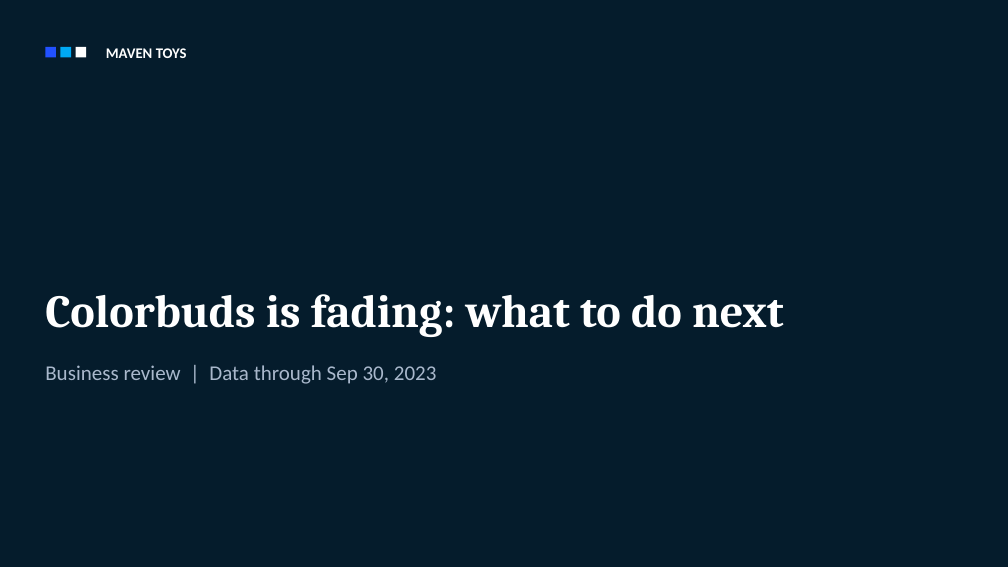
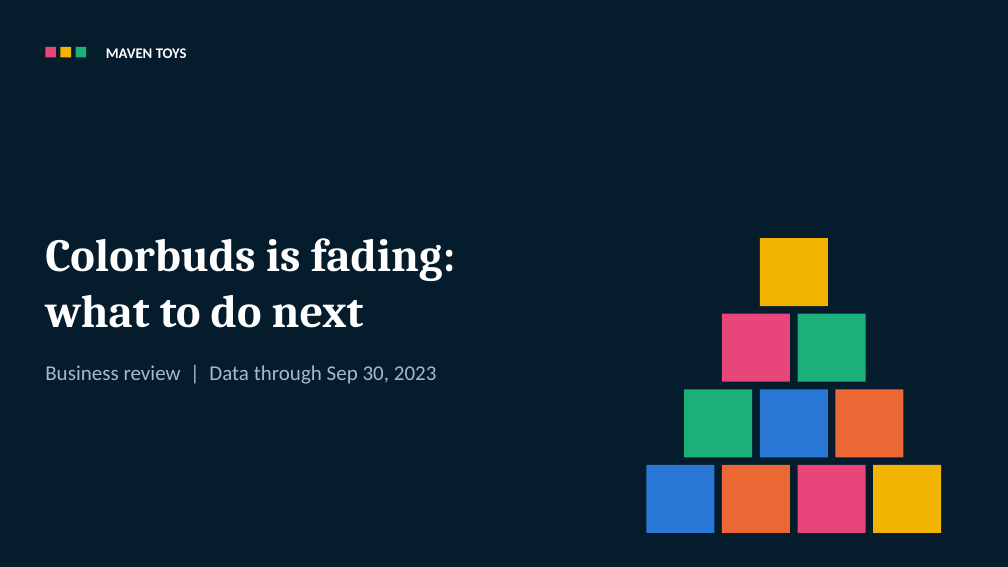
Before and after one commit to surajko9000/maven-toys-ai-analytics, a slide deck: slide 1 of site/deck/Colorbuds_to_Playfoam.pptx. Drawn at 1008x567 pixels with LibreOffice and Linux fonts; fonts in the diff are those of the drawing. Boxes give left, top, right and bottom in pixels: in the first picture for what was removed or moved away, otherwise in the second. Text is boxed around its words. In the diff, an @@ line names an element or a change of style, - is before the commit and + after.

```diff
--- a/site/deck/Colorbuds_to_Playfoam.pptx
+++ b/site/deck/Colorbuds_to_Playfoam.pptx
@@ rectangle at [45,47,56,57]: fill #2251FF to #E8457B @@
@@ rectangle at [60,47,71,57]: fill #00A9F4 to #F2B400 @@
@@ rectangle at [76,47,86,57]: fill #FFFFFF to #1BAF7A @@
@@ text "Colorbuds is fading: what to ..." rewrapped from [45,294,784,337] to [45,238,456,328] @@
@@ rectangle added at [760,238,828,306], fill #F2B400 @@
@@ rectangle added at [722,314,790,382], fill #E8457B @@
@@ rectangle added at [798,314,866,382], fill #1BAF7A @@
@@ rectangle added at [684,389,752,457], fill #1BAF7A @@
@@ rectangle added at [760,389,828,457], fill #2A78D6 @@
@@ rectangle added at [836,389,904,457], fill #EB6834 @@
@@ rectangle added at [647,465,715,533], fill #2A78D6 @@
@@ rectangle added at [722,465,790,533], fill #EB6834 @@
@@ rectangle added at [798,465,866,533], fill #E8457B @@
@@ rectangle added at [873,465,941,533], fill #F2B400 @@
```
Also in this commit, not shown: 5 other slides changed, 8 other files.
